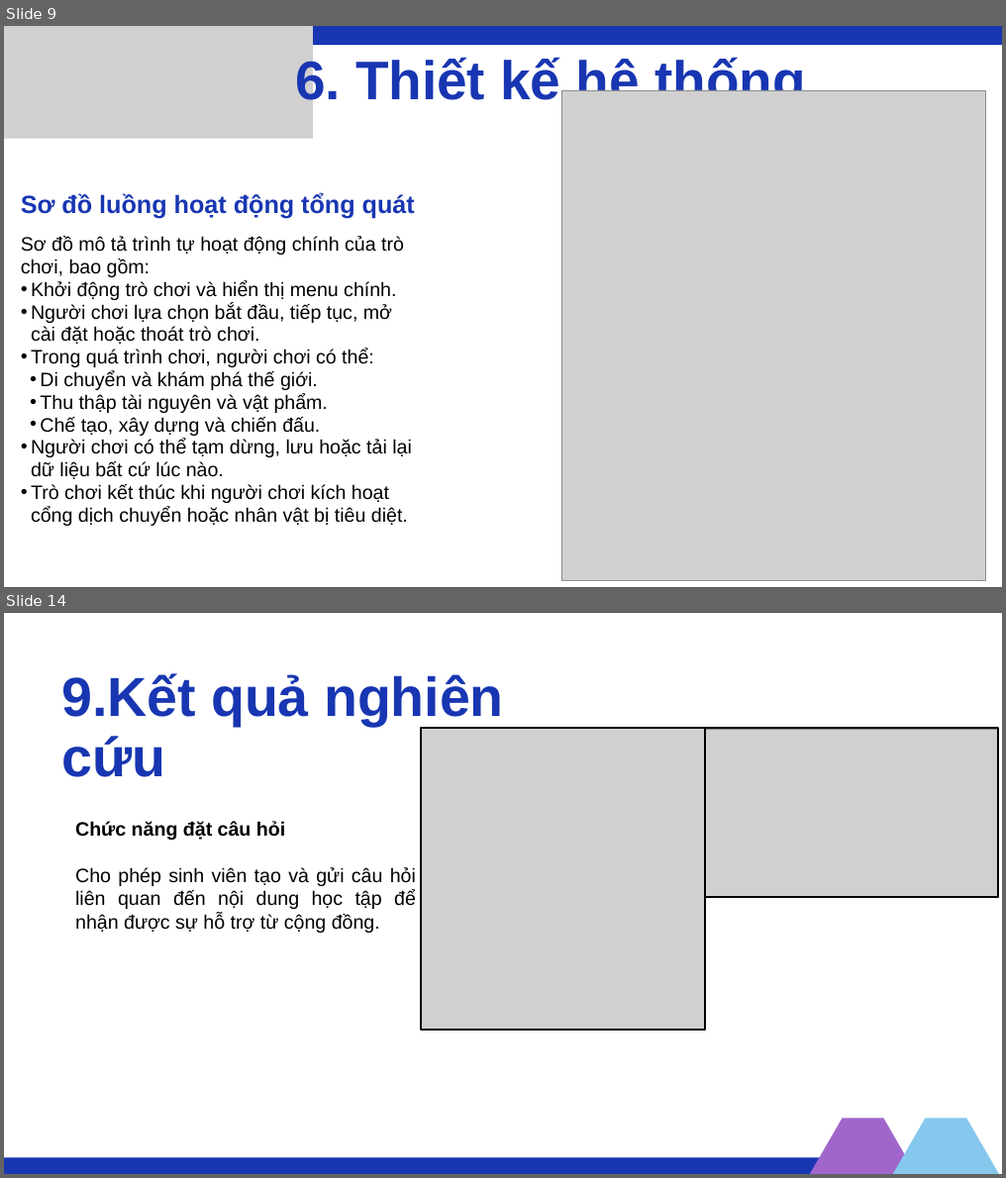
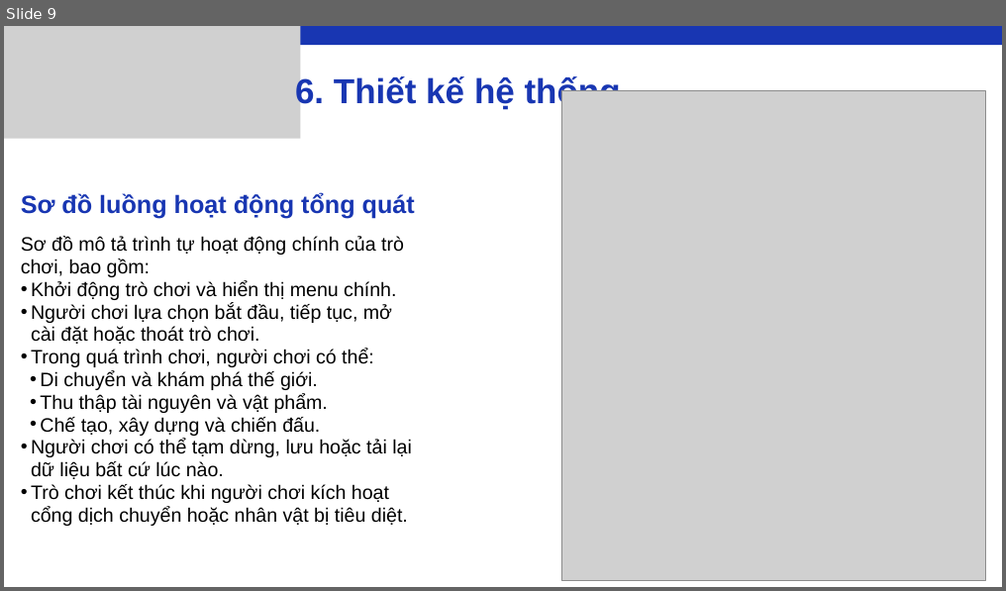
Before and after one commit to HaGiaLoc/tn-da22ttd-110122103-hagialoc-xaydungtrochoisinhton2d, a slide deck: thesis/abs/tn_slide.pptx. Shown one above the other, each under a label of ours: slides 9 and 14 before the commit, slide 9 after it; the slides between them are not shown. The pictures are 1006x1178 and 1006x591 pixels, drawn with LibreOffice and Linux fonts; fonts in the diff are those of the drawing; grey boxes stand for pictures. Boxes give left, top, right and bottom in pixels: in the first picture for what was removed or moved away, otherwise in the second. Text is boxed around its words. In the diff, an @@ line names an element or a change of style, - is before the commit and + after.

```diff
--- a/thesis/abs/tn_slide.pptx
+++ b/thesis/abs/tn_slide.pptx
@@ slide 14 removed at [4,613,1002,1174], background #FFFFFF @@
@@ text removed at [61,673,504,777] @@
-9.Kết quả nghiên cứu
@@ picture removed at [421,728,705,1030] @@
@@ rectangle removed at [421,728,705,1030] @@
@@ picture removed at [705,730,998,897] @@
@@ rectangle removed at [705,728,998,897] @@
@@ text removed at [75,821,416,933] @@
-Chức năng đặt câu hỏi
-Cho phép sinh viên tạo và gửi câu hỏi liên quan đến nội dung học tập để nhận được sự hỗ trợ từ cộng đồng.
@@ freeform shape removed at [775,1118,949,1174] @@
@@ freeform shape removed at [858,1118,1002,1174] @@
@@ rectangle removed at [4,1157,902,1174] @@
@@ slide 9 changed as well @@
@@ picture: place and size @@
-picture at [4,26,313,138]
+picture at [4,26,300,138]
@@ text "6. Thiết kế hệ thống" at [295,75,621,109]: size 78.5 to 50 pt @@
```
Also in this commit, not shown: 8 other slides changed, 6 slides added, 8 other slides removed.
